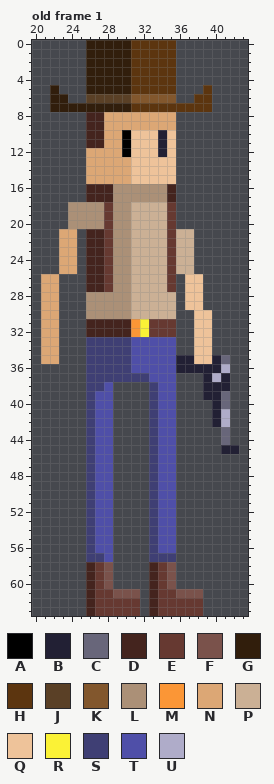
Pixel-art file: Art/Raw Files/cowboy-0003.aseprite. Above: the version before the commit.
64x64 pixels, 1 frame. Shown: old frame 1: x 20..43, y 0..63. The commit also changed other frames, which this record leaves out.
Palette (. is transparent): A #000000  B #222034  C #68667a  D #44241e  E #663931  F #7a524b  G #311e0c  H #5c350f  J #5a4026  K #82572d  L #ab9077  M #fb9636  N #dca775  P #cbb095  Q #eec39a  R #fbf236  S #3f3f74  T #4f4fa8  U #afacc9
Pixels before, old frame 1, first column x 21:
 0 .....GGGGGHHHHH.......
 1 .....GGGGGHHHHH.......
 2 .....GGGGGHHHHH.......
 3 .....GGGGGHHHHH.......
 4 .....GGGGGHHHHH.......
 5 .G...GGGGGHHHHH...H...
 6 .GG..JJJJJKKKKK..HH...
 7 .GGGGGGGGGHHHHHHHHH...
 8 .....DDNNNNNNNN.......
 9 .....DDNNNNNNNN.......
10 .....DDNNAQQQBQ.......
11 .....DDNNAQQQBQ.......
12 .....NNNNAQQQBQ.......
13 .....NNNNNQQQQQ.......
14 .....NNNNNQQQQQ.......
15 .....NNNNNQQQQQ.......
16 .....DDDLLLLLLD.......
17 .....DDDLLLLLLD.......
18 ...LLLLELLPPPPE.......
19 ...LLLLELLPPPPE.......
20 ...LLLLELLPPPPE.......
21 ..NN.DDELLPPPPEPP.....
22 ..NN.DDELLPPPPEPP.....
23 ..NN.DDELLPPPPEPP.....
24 ..NN.DDELLPPPPEPP.....
25 ..NN.DDELLPPPPEPP.....
26 NN...DDELLPPPPE.QQ....
27 NN...DDELLPPPPE.QQ....
28 NN...LLLLLPPPPP.QQ....
29 NN...LLLLLPPPPP.QQ....
30 NN...LLLLLPPPPP..QQ...
31 NN...DDDDDMREEE..QQ...
32 NN...DDDDDMREEE..QQ...
33 NN...SSSSSTTTTT..QQ...
34 NN...SSSSSTTTTT..QQ...
35 NN...SSSSSTTTTTBBQQBC.
36 .....SSSSSTTTTTBBBBBU.
37 .....SSSSSSSTTT...BUB.
38 .....SST....STT...BBB.
39 .....STT....STT...BBC.
40 .....STT....STT....BC.
41 .....STT....STT....BU.
42 .....STT....STT....BU.
43 .....STT....STT.....C.
44 .....STT....STT.....C.
45 .....STT....STT.....BB
46 .....STT....STT.......
47 .....STT....STT.......
48 .....STT....STT.......
49 .....STT....STT.......
50 .....STT....STT.......
51 .....STT....STT.......
52 .....STT....STT.......
53 .....STT....STT.......
54 .....STT....STT.......
55 .....STT....STT.......
56 .....STT....STT.......
57 .....SST....SSS.......
58 .....DEF....DEF.......
59 .....DEF....DEF.......
60 .....DEF....DEF.......
61 .....DEEFFF.DEEFFF....
62 .....DEEEEE.DEEEEE....
63 .....DEEEEE.DEEEEE....
New version:
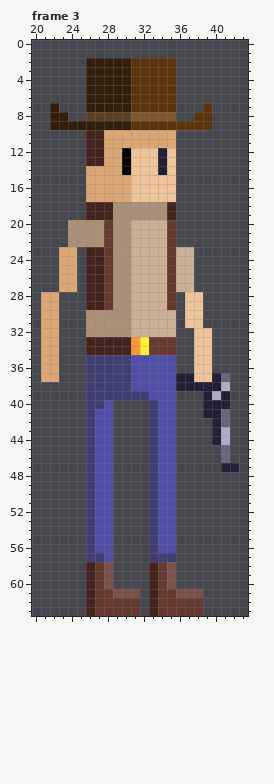
A new or re-ordered frame is compared with the old frame closest to it.
The exact change:
frames 1 -> 5
Changed rows in their new state; - is an unchanged pixel.
Frame 3 is new; against old frame 1:
first column x 26:
 0 ..........
 1 ..........
first column x 22:
 5 .----------------.
 6 ..--GGGGGHHHHH--..
 7 -...----------...-
 8 GG--JJJJJKKKKK--HH
 9 GGGGGGGGGHHHHHHHHH
10 --------NNNNNN----
11 --------NNNNNN----
12 ----DD------------
13 ----DD--A---B-----
14 --------A---B-----
16 ----NNNNNQQQQQ----
17 ----NNNNNQQQQQ----
18 --..DDD--LLLLD----
19 --..DDD--LLLLD----
21 -.LLLL--------..--
22 -.LLLL--------..--
first column x 21:
26 ..NN-----------PP.----
27 ..NN-----------PP.----
28 -----DDE------E-------
29 -----DDE------E-------
30 ----------------Q-.---
31 -----LLLLLPPPPP-Q-.---
32 -----LLLLLPPPPP-------
33 -----DDDDDMREEE-------
34 -----DDDDDMREEE-------
35 ---------------..--..-
36 NN-------------..QQ..-
37 NN--------TT---BBQQBC-
38 -------SSSTTT--BBB--U-
39 ------SSSSSST------UB-
40 ------S-----------B-B-
41 ------------------B-C-
42 --------------------C-
43 -------------------BU-
44 -------------------BU-
45 --------------------C.
46 --------------------C-
47 --------------------BB
